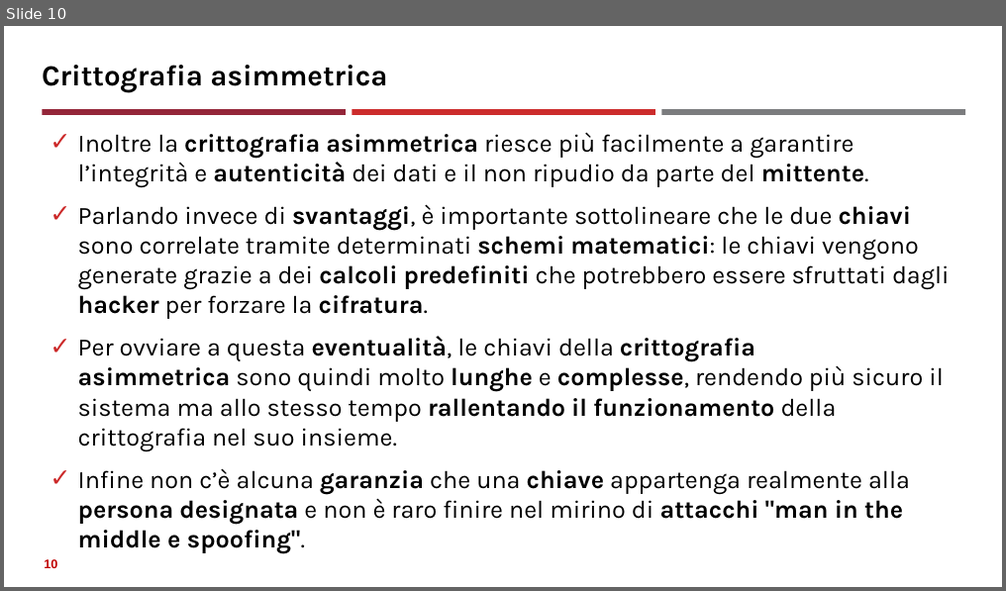
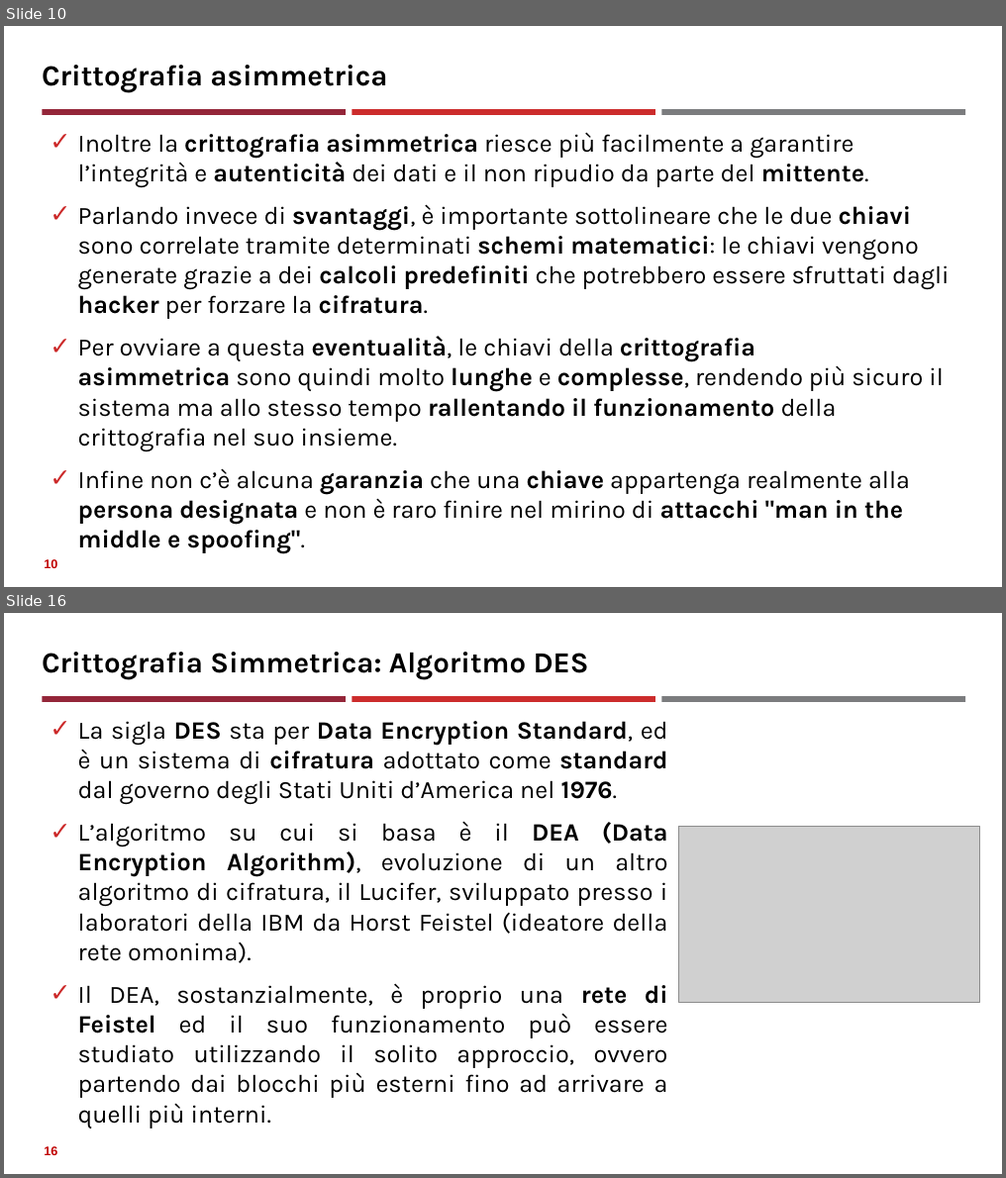
Before and after one commit to neural1977/data_science_interview_material, a slide deck: Assicurazioni/Tecniche crittografiche_ita.pptx. Shown one above the other, each under a label of ours: slide 10 before the commit, slides 10 and 16 after it; the slides between them are not shown. The pictures are 1006x591 and 1006x1178 pixels, drawn with LibreOffice and Linux fonts; fonts in the diff are those of the drawing; grey boxes stand for pictures. Boxes give left, top, right and bottom in pixels: in the first picture for what was removed or moved away, otherwise in the second. Text is boxed around its words. In the diff, an @@ line names an element or a change of style, - is before the commit and + after.

```diff
--- a/Assicurazioni/Tecniche crittografiche_ita.pptx
+++ b/Assicurazioni/Tecniche crittografiche_ita.pptx
@@ slide 16 added at [4, 613, 1002, 1174], background #FFFFFF; not listed: 3 template elements that a slide beside it also shows @@
@@ title added at [42, 652, 589, 680], 28 pt, text #000000, bold @@
+Crittografia Simmetrica: Algoritmo DES
@@ text added at [78, 721, 668, 1129], 24 pt, text #000000 @@
+✓ La sigla DES sta per Data Encryption Standard, ed è un sistema di cifratura adottato come standard dal governo degli Stati Uniti d’America nel 1976.
+✓ L’algoritmo su cui si basa è il DEA (Data Encryption Algorithm), evoluzione di un altro algoritmo di cifratura, il Lucifer, sviluppato presso i laboratori della IBM da Horst Feistel (ideatore della rete omonima).
+✓ Il DEA, sostanzialmente, è proprio una rete di Feistel ed il suo funzionamento può essere studiato utilizzando il solito approccio, ovvero partendo dai blocchi più esterni fino ad arrivare a quelli più interni.
@@ picture added at [679, 827, 980, 1002] @@
@@ page number added at [44, 1147, 57, 1156], 12 pt, text #C00000, bold @@
+16
```
Also in this commit, not shown: 2 slides changed, 10 other slides added, 1 other file.
